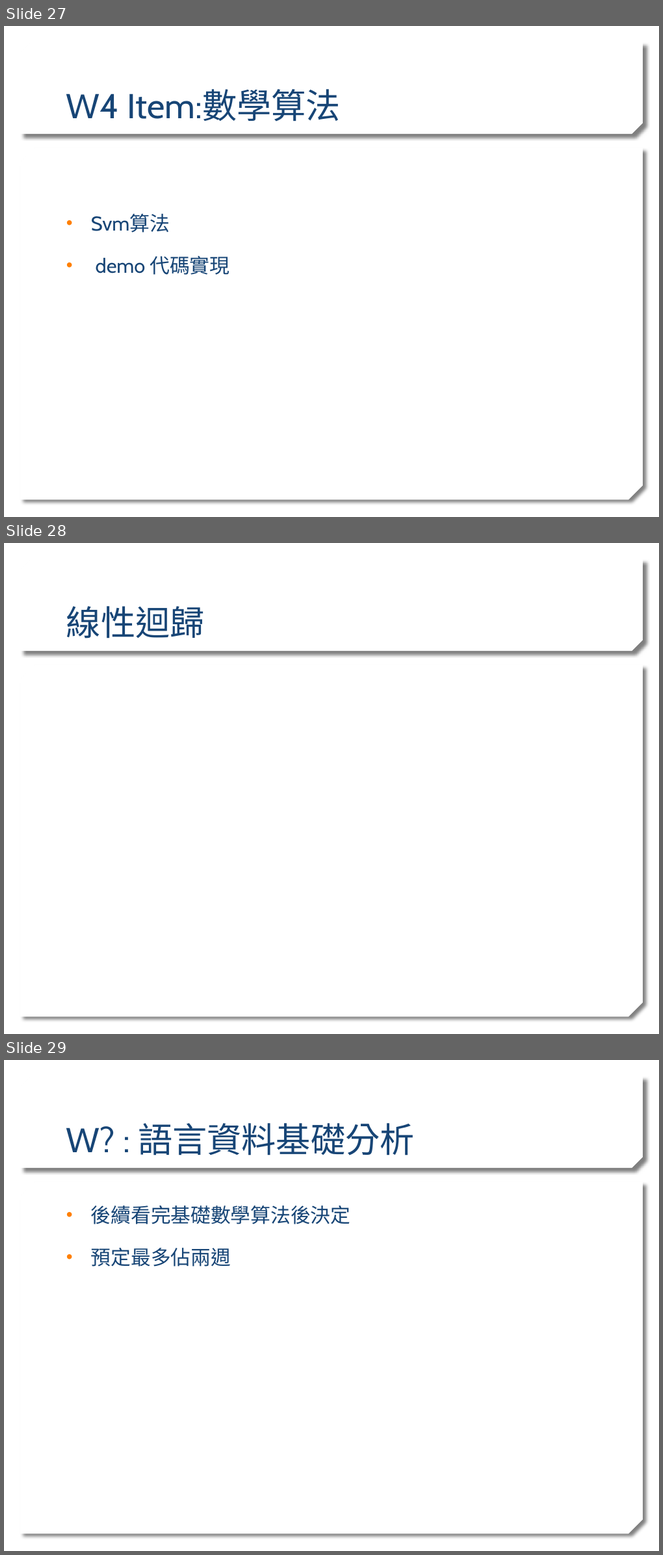
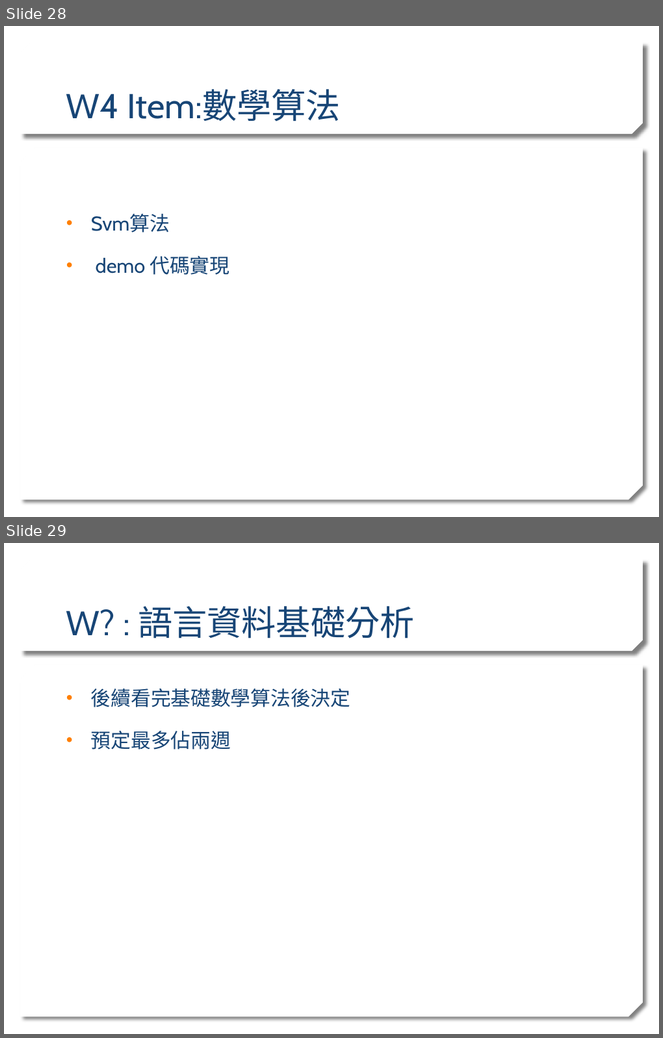
Before and after one commit to stereo720712/2020_Learn_practice_Machine_Learning, a slide deck: ml traing sean_detail.pptx. Shown one above the other, each under a label of ours: slides 27, 28 and 29 before the commit, slides 28 and 29 after it. The pictures are 663x1555 and 663x1038 pixels, drawn with LibreOffice and Linux fonts; fonts in the diff are those of the drawing; background and template pictures are left out. Boxes give left, top, right and bottom in pixels: in the first picture for what was removed or moved away, otherwise in the second. Text is boxed around its words. In the diff, an @@ line names an element or a change of style, - is before the commit and + after.

```diff
--- a/ml traing sean_detail.pptx
+++ b/ml traing sean_detail.pptx
@@ slide 28 removed at [4,543,659,1034], background picture (left out); not listed: 2 template elements that a slide beside it also shows @@
@@ title removed at [66,606,205,639] @@
-線性迴歸
@@ what was slide 27 is now slide 28 @@
```
Also in this commit, not shown: 1 slide added.
